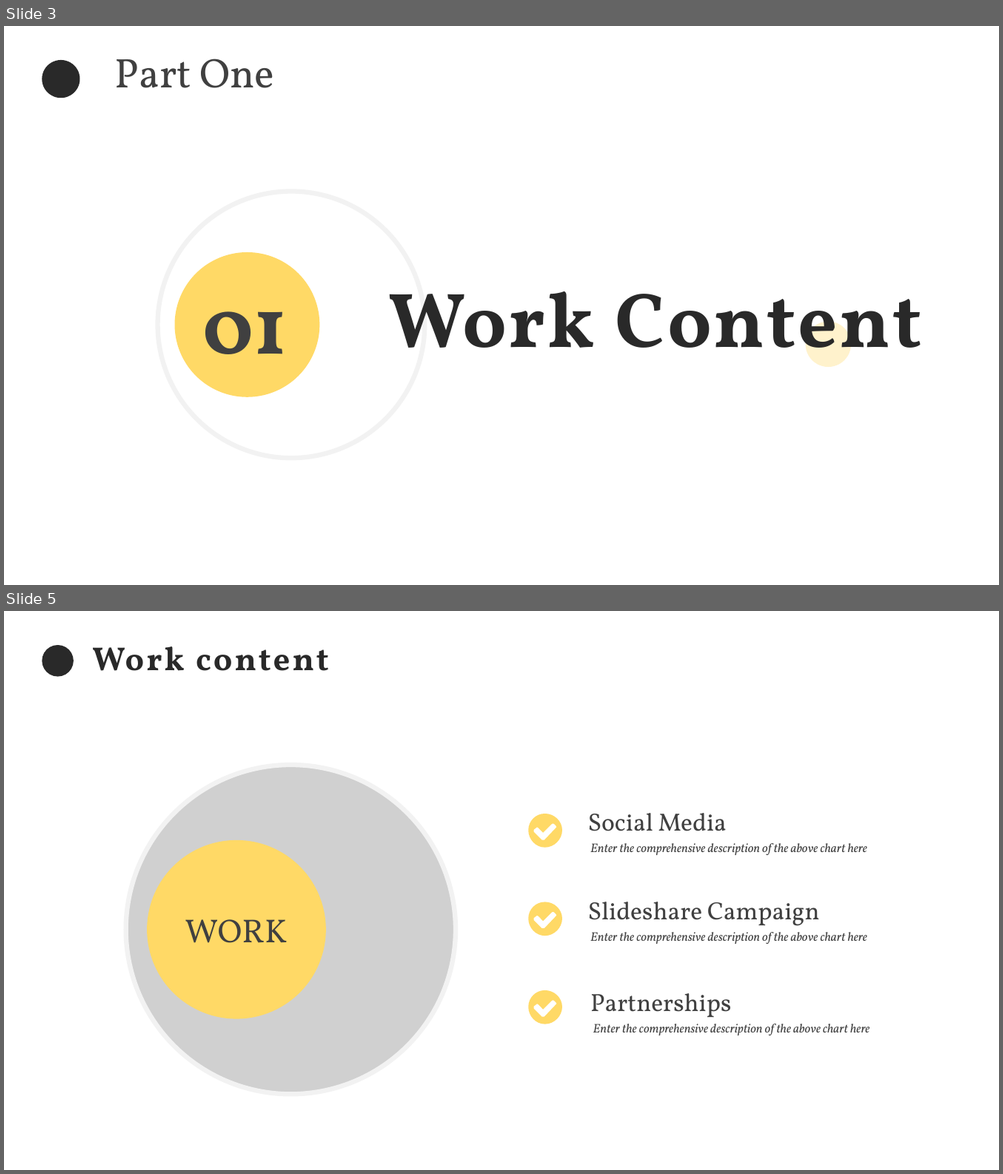
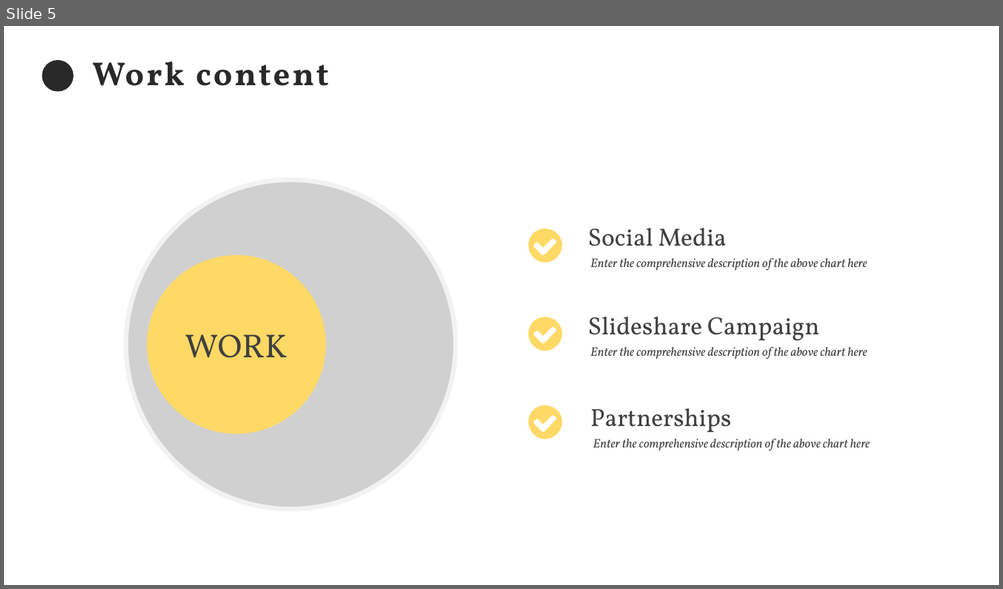
Before and after one commit to EdgarIgnite16/MSP-Project, a slide deck: Report/Nhom9_SingedShop.pptx. Shown one above the other, each under a label of ours: slides 3 and 5 before the commit, slide 5 after it; the slides between them are not shown. The pictures are 1003x1174 and 1003x589 pixels, drawn with LibreOffice and Linux fonts; fonts in the diff are those of the drawing; grey boxes stand for pictures; background and template pictures are left out. Boxes give left, top, right and bottom in pixels: in the first picture for what was removed or moved away, otherwise in the second. Text is boxed around its words. In the diff, an @@ line names an element or a change of style, - is before the commit and + after.

```diff
--- a/Report/Nhom9_SingedShop.pptx
+++ b/Report/Nhom9_SingedShop.pptx
@@ slide 3 removed at (x1=4, y1=26, x2=999, y2=585), background picture (left out) @@
@@ ellipse removed at (x1=42, y1=60, x2=80, y2=99) @@
@@ text removed at (x1=115, y1=59, x2=274, y2=88) @@
-Part One
@@ ellipse removed at (x1=158, y1=192, x2=425, y2=459) @@
@@ ellipse removed at (x1=175, y1=253, x2=319, y2=397) @@
@@ text removed at (x1=389, y1=292, x2=921, y2=367) @@
-Work Content
@@ text removed at (x1=202, y1=312, x2=287, y2=390) @@
-01
@@ ellipse removed at (x1=805, y1=321, x2=851, y2=367) @@
```
Also in this commit, not shown: 1 slide changed, 3 slides added, 2 other slides removed.
